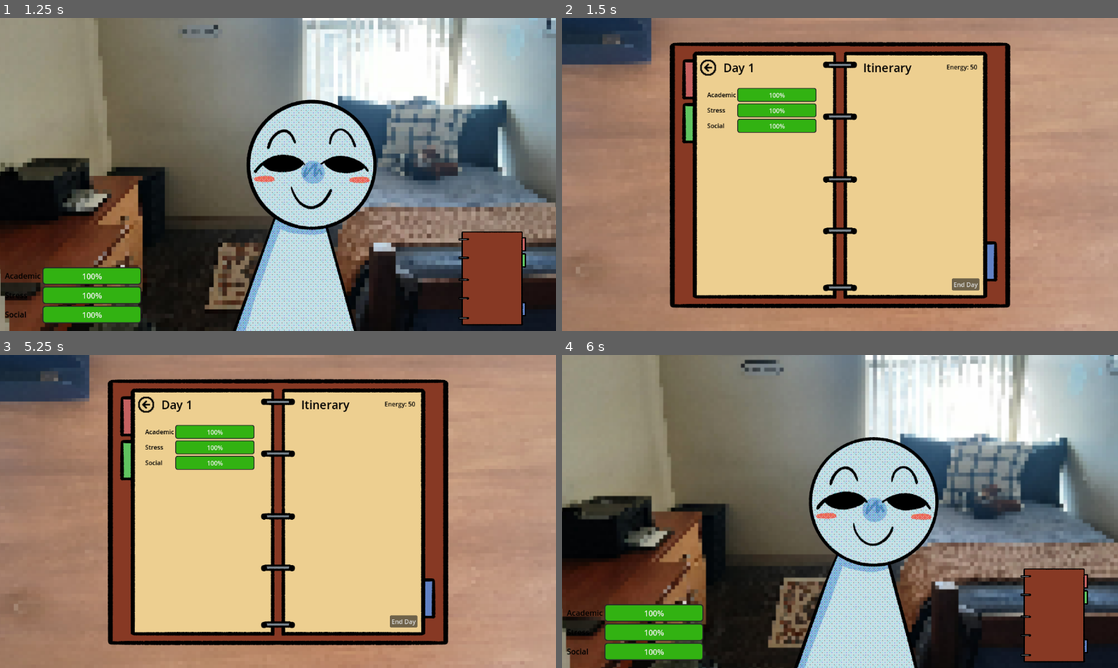
Above: before the commit, frames 1-4 (two rows, left to right).
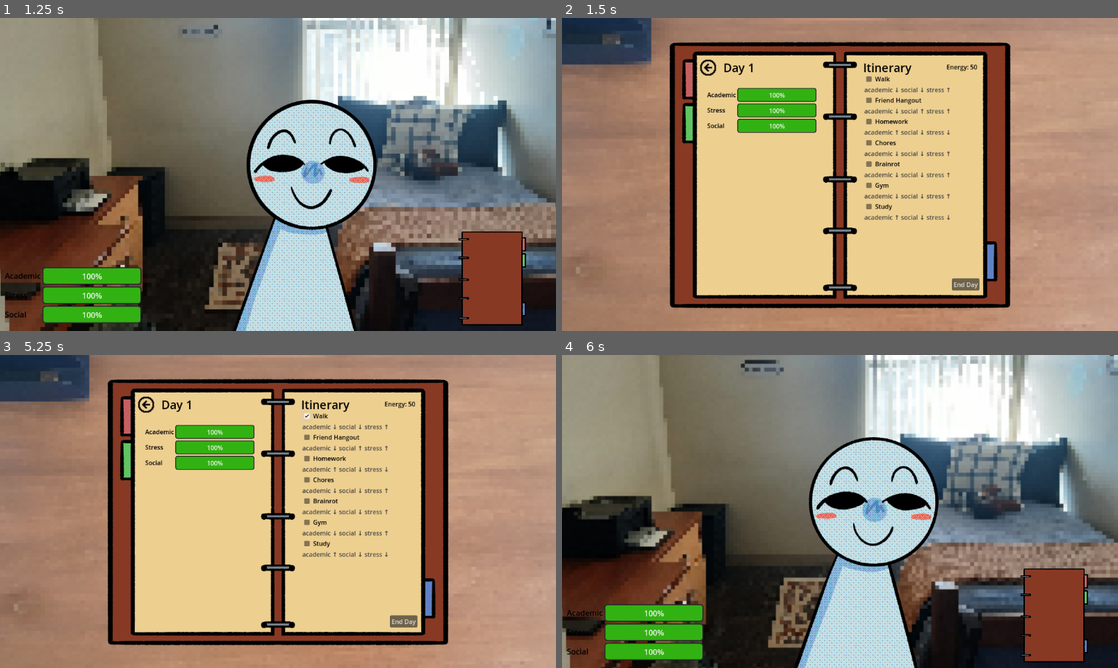
Above: after the commit, the same moments.

Repository: MLJoson/broncoHacksS25
Game: Godot game, scene res://Scenes/menu.tscn
Two runs of this game, one before a commit and one after it. Both use one fixed random seed, a clock stepped at 60 frames per second and the inputs below.
Inputs (mouse positions are in pixels of both pictures, inside the frame that each line leads up to):
- Up to frame 1 (1.25 s): click "Start" at 0.5 s
- Up to frame 2 (1.5 s): click (1056, 274) at 1.25 s
- Up to frame 3 (5.25 s): click (144, 405) at 2 s; click (494, 611) at 2.75 s; click "End Day" at 3.5 s; click (494, 611) at 4.25 s; click (305, 417) at 5.02 s
- Up to frame 4 (6 s): click (706, 405) at 5.75 s

Frame 1 is identical in both runs. In frame 2, 1.3% of the frame differs, in the area x 54-70%, y 18-65%; in frame 3, 1.4%, in the area x 54-70%, y 17-65%; in frame 4, nothing differs.

Commit message:
Tasklist now has working arrows according to action buffs/debuffs

Diff:
--- a/broncohackss25/Scripts/game_manager.gd
+++ b/broncohackss25/Scripts/game_manager.gd
@@ -11,6 +11,11 @@
 	func _init(_name: String, _effects: Dictionary):
 		name = _name
 		effects = _effects
+	func get_name():
+		return name
+
+	func get_effects():
+		return effects
 
 #make planned actions from user
 var planned_actions: Array[Action] = []
@@ -565,8 +570,6 @@
 	}
 
 
-
-
 #start the day
 func new_day():
 	current_day += 1
@@ -631,11 +634,10 @@
 	study()
 	PlayerStatus.print_stats()
 
-func pool_to_array() -> Array:
+func get_actions() -> Array:
 	sunday()
-	print(action_pool)
-	return action_pool.keys()
-
-
+	# print(action_pool)
+	print(action_pool.values())
+	return action_pool.values()
 func study():
 	PlayerStatus.change_stat("academic", 10)
--- a/broncohackss25/Scripts/tasklist.gd
+++ b/broncohackss25/Scripts/tasklist.gd
@@ -4,10 +4,11 @@
 var num_tasks = 0
 var game_manager = load("res://Scripts/game_manager.gd").new()
 
+func _ready():
+	var actions = game_manager.get_actions()
+	test_add_tasks(actions)
+
 func _process(delta: float) -> void:
-	if Input.is_action_just_pressed("add_task"):
-		var tasks = game_manager.pool_to_array()
-		test_add_tasks(tasks)
 		# add_task("Task") #adds a task given a string
 	if Input.is_action_just_pressed("clear"):
 		clear()
@@ -38,10 +39,81 @@
 
 	num_tasks += 1
 
-func test_add_tasks(tasks):
-	for task in tasks:
-		add_task(task, 5, -5, 5)
+func test_add_tasks(actions): # takes in dictionary of array of Actions (string, dictionary)
+	for act in actions:
+		var action = act.get_name()
+		var act_dict = act.get_effects()
+		var aca_score = -19
+		var soc_score = -19
+		var well_score = -19
+		for effect in act_dict:
+			if effect == "academic":
+				aca_score = act_dict[effect]
+			elif effect == "social":
+				soc_score = act_dict[effect]
+			elif effect == "wellbeing":
+				well_score = act_dict[effect]
+		print(action, aca_score, soc_score, well_score)
+		if (aca_score != -19 and soc_score != -19 and well_score != -19):
+			add_task(action, aca_score, soc_score, well_score)
+'''
+var action_pool:= {
+		"Walk": Action.new("Walk", {
+		"energy": 5,
+		"time": 1,
+		"academic": 0,
+		"wellbeing": 5,
+		"social": 0
+		}),
 
+		"Friend_Hangout": Action.new("Friend Hangout", {
+		"energy": 15,
+		"time": 3,
+		"academic": -10,
+		"wellbeing": 10,
+		"social": 10
+		}),
+
+		"Homework": Action.new("Homework", {
+		"energy": 10,
+		"time": 2,
+		"academic": 10,
+		"wellbeing": -5,
+		"social": -5
+		}),
+
+		"Chores": Action.new("Chores", {
+		"energy": 20,
+		"time": 2,
+		"academic": -5,
+		"wellbeing": 5,
+		"social": -5
+		}),
+
+		"Brainrot": Action.new("Brainrot", {
+		"energy": 0,
+		"time": 4,
+		"academic": -10,
+		"wellbeing": 10,
+		"social": -10
+		}),
+
+		"Gym": Action.new("Gym", {
+		"energy": 20,
+		"time": 2,
+		"academic": -5,
+		"wellbeing": 15,
+		"social": 0
+		}),
+
+		"Study": Action.new("Study", {
+		"energy": 20,
+		"time": 2,
+		"academic": 15,
+		"wellbeing": -5,
+		"social": -10
+		}),
+'''
 func clear():
 	while get_child_count() > 0:
 		num_tasks -= 1
